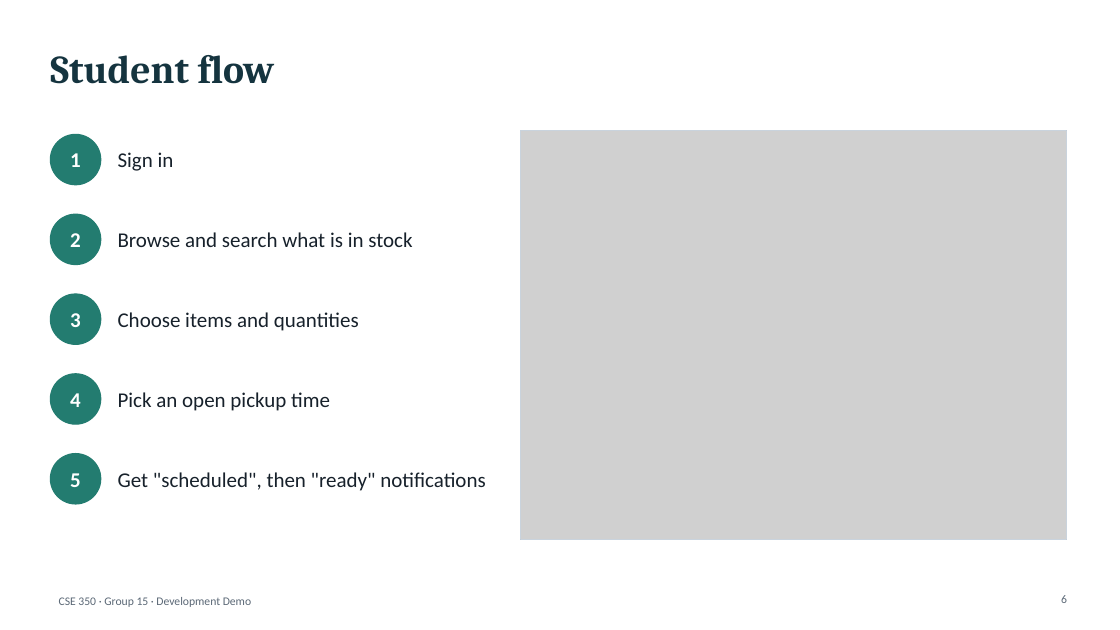
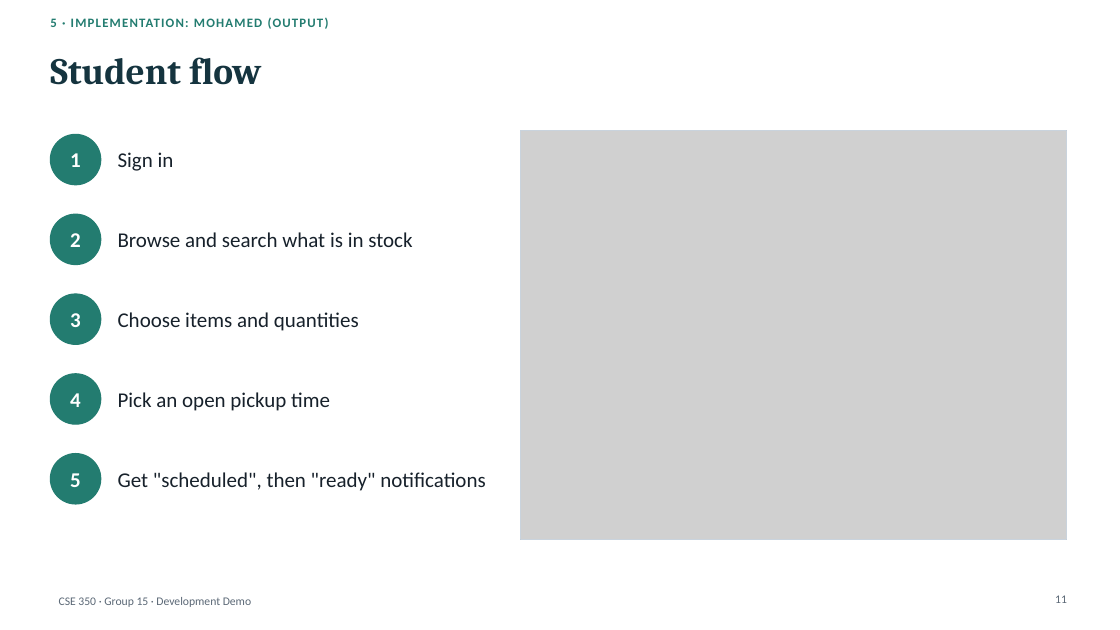
Before and after one commit to a0merr/University-Food-Pantry-CSE-350-, a slide deck: slide 11 of docs/presentation/CSE350_Demo_Deck_DRAFT.pptx (slide 6 before the commit). Drawn at 1120x630 pixels with LibreOffice and Linux fonts; fonts in the diff are those of the drawing; grey boxes stand for pictures. Boxes give left, top, right and bottom in pixels: in the first picture for what was removed or moved away, otherwise in the second. Text is boxed around its words. In the diff, an @@ line names an element or a change of style, - is before the commit and + after.

```diff
--- a/docs/presentation/CSE350_Demo_Deck_DRAFT.pptx
+++ b/docs/presentation/CSE350_Demo_Deck_DRAFT.pptx
@@ text added at (x1=50, y1=17, x2=329, y2=29), 11 pt, text #237C70, bold @@
+5 · IMPLEMENTATION: MOHAMED (OUTPUT)
@@ title "Student flow" at (x1=50, y1=57, x2=261, y2=85): size 34 to 32 pt @@
@@ page number at (x1=1055, y1=595, x2=1067, y2=603): text changed @@
-6
+11
```
Also in this commit, not shown: 11 other slides changed, 13 slides added, 1 slide removed, 5 other files.
